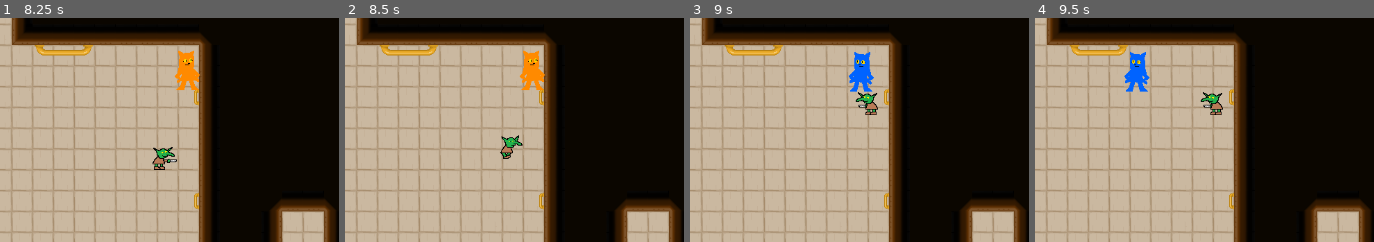
Above: before the commit, frames 1-4 (left to right).
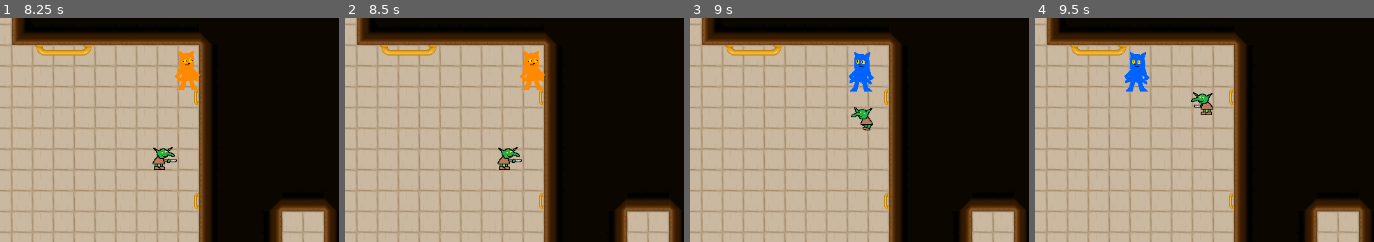
Above: after the commit, the same moments.

Repository: LUMIZ0NE/Steam-Garden
Game: Godot game, scene res://Scenes/room_2.tscn
Same seed, same stepped clock (60 frames per second), same inputs: the game is played once before the commit and once after it. This scene is started directly instead of the project's main scene.
Inputs (mouse positions are % of the whole screen's width and height, from its top left):
- Up to frame 1 (8.25 s): tap Enter at 0.5, 8 s; move the mouse to (67, 45) at 0.52 s; hold D (move_right) 0.53-1.28 s; click (67, 45) at 0.6 s; tap Space at 1.25 s; move the mouse to (18, 55) at 1.27 s; hold S (move_down) 1.28-2.03 s; click (18, 55) at 1.35 s; move the mouse to (53, 28) at 2.02 s; hold D (move_right) 2.03-2.78 s; click (53, 28) at 2.1 s; move the mouse to (35, 70) at 2.77 s; hold W (move_up) 2.78-3.53 s; click (35, 70) at 2.85 s; move the mouse to (77, 65) at 3.52 s; hold A (move_left) 3.53-5.03 s; click (77, 65) at 3.6 s; move the mouse to (6, 35) at 4.27 s; click (6, 35) at 4.35 s; move the mouse to (47, 50) at 5.02 s; hold S (move_down) 5.03-5.78 s; click (47, 50) at 5.1 s; move the mouse to (24, 25) at 5.77 s; hold D (move_right) 5.78-6.53 s; click (24, 25) at 5.85 s; move the mouse to (67, 45) at 6.52 s; hold W (move_up) 6.53-7.28 s; click (67, 45) at 6.6 s; move the mouse to (18, 55) at 7.27 s; hold D (move_right) 7.28-8.03 s; click (18, 55) at 7.35 s; move the mouse to (53, 28) at 8.02 s; hold S (move_down) from 8.03 s (still down); click (53, 28) at 8.1 s
- Up to frame 2 (8.5 s): keep holding S (move_down)
- Up to frame 3 (9 s): move the mouse to (35, 70) at 8.77 s; release S (move_down) at 8.78 s; hold A (move_left) from 8.78 s (still down); click (35, 70) at 8.85 s
- Up to frame 4 (9.5 s): keep holding A (move_left)
The pictures show only the part of the screen within x 48-98%, y 12-62%; the shares and areas given below are measured in that part.

Frame 1 is identical in both runs. In frame 2, 0.7% of the frame differs, in the area x 44-53%, y 52-68%; in frame 3, 0.7%, in the area x 47-56%, y 33-51%; in frame 4, 0.7%.

Commit message:
finalised
pushed late as I had to be at the school computer to make it work

Diff:
--- a/Scenes/end_screen.gd
+++ b/Scenes/end_screen.gd
@@ -1,5 +1,5 @@
 extends Node2D
-
+var sum_score = 0
 
 # Called when the node enters the scene tree for the first time.
 func _ready():
@@ -8,9 +8,24 @@
 		$ResultBigText.text = "You collected goblin gem"
 	else:
 		print("loss")
+		Global.player_health = 0
+		$Grade.text = "Final grade: F"
 
 	#display statistics for the run
 	$GoblinKillCount.text = "Goblins killed: " + str(Global.goblins_killed)
+	$HealthLeft.text = "Health remaining: " + str(Global.player_health)
+	sum_score = Global.player_health / Global.goblins_killed * 5
+	print(str(sum_score))
+	if sum_score == 0:
+		$Grade.text = "Final grade: F"
+	if sum_score >= 60:
+		$Grade.text = "Final grade: D"
+	if sum_score >= 130:
+		$Grade.text = "Final grade: C"
+	if sum_score >= 175:
+		$Grade.text = "Final grade: B"
+	if sum_score >= 250:
+		$Grade.text = "Final grade: A"
 
 
 # Called every frame. 'delta' is the elapsed time since the previous frame.
--- a/Scenes/end_screen.tscn
+++ b/Scenes/end_screen.tscn
@@ -19,3 +19,20 @@
 offset_bottom = 174.0
 text = "kilt goblin:
 "
+
+[node name="HealthLeft" type="Label" parent="."]
+offset_left = 207.0
+offset_top = 179.0
+offset_right = 346.0
+offset_bottom = 202.0
+text = "heLKRTH
+"
+
+[node name="Grade" type="Label" parent="."]
+offset_left = 474.0
+offset_top = 359.0
+offset_right = 613.0
+offset_bottom = 382.0
+text = "final grade
+
+"
--- a/Scenes/goblin.gd
+++ b/Scenes/goblin.gd
@@ -13,6 +13,8 @@
 # Called when the node enters the scene tree for the first time.
 func _ready():
 	goblin_alive = true
+	goblin_attacking = false
+	can_hurt = true
 
 # Called every frame. 'delta' is the elapsed time since the previous frame.
 func _physics_process(delta):
--- a/Scenes/goblin_gem.tscn
+++ b/Scenes/goblin_gem.tscn
@@ -39,7 +39,7 @@
 scale = Vector2(2.3, 2.16667)
 sprite_frames = SubResource("SpriteFrames_0872h")
 autoplay = "default"
-frame_progress = 0.51571
+frame_progress = 0.479335
 
 [node name="GemCollect" type="Area2D" parent="."]
 
--- a/Scenes/player1.tscn
+++ b/Scenes/player1.tscn
@@ -94,7 +94,7 @@
 shape = SubResource("RectangleShape2D_13tvh")
 
 [node name="AtkCooldown" type="Timer" parent="."]
-wait_time = 1.509
+wait_time = 1.7
 
 [node name="PlayerCooldown" type="Timer" parent="."]
 
--- a/Scenes/room_2.tscn
+++ b/Scenes/room_2.tscn
@@ -131,10 +131,10 @@
 [node name="Wave2" type="Node2D" parent="."]
 
 [node name="Goblin" parent="Wave2" instance=ExtResource("4_fa1de")]
-position = Vector2(1398, 355)
+position = Vector2(1404, 359)
 
 [node name="Goblin2" parent="Wave2" instance=ExtResource("4_fa1de")]
-position = Vector2(1437, 397)
+position = Vector2(1441, 392)
 
 [connection signal="gate_close" from="." to="GoblinGate" method="_on_room_2_gate_close"]
 [connection signal="gate_open" from="." to="GoblinGate" method="_on_room_2_gate_open"]
Binary file added: Sprites/bloblin1.png
Not shown, changed: Sprites/bloblin1.png.import
Binary file added: Sprites/bloblin2.png
Not shown, changed: Sprites/bloblin2.png.import
Binary file removed: Sprites/slash1.png
Not shown, removed: Sprites/slash1.png.import
Binary file removed: Sprites/slash2.png
Binary file removed: Sprites/slash3.png
Binary file removed: Sprites/tempSprite.png
Not shown, removed: Sprites/tempSprite.png.import
